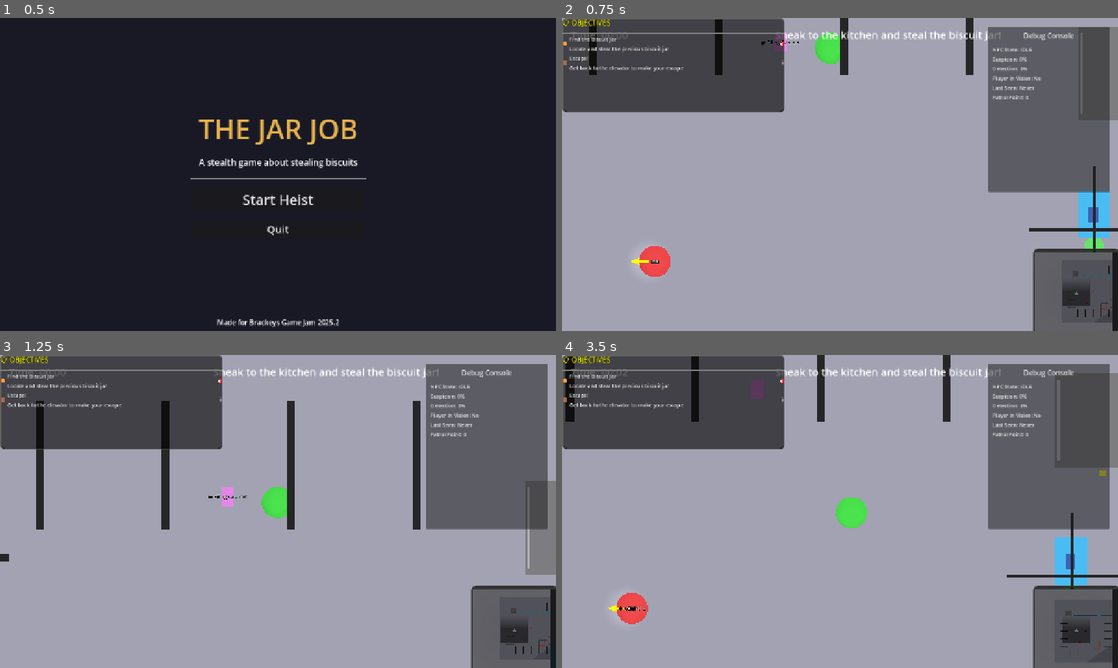
Above: before the commit, frames 1-4 (two rows, left to right).
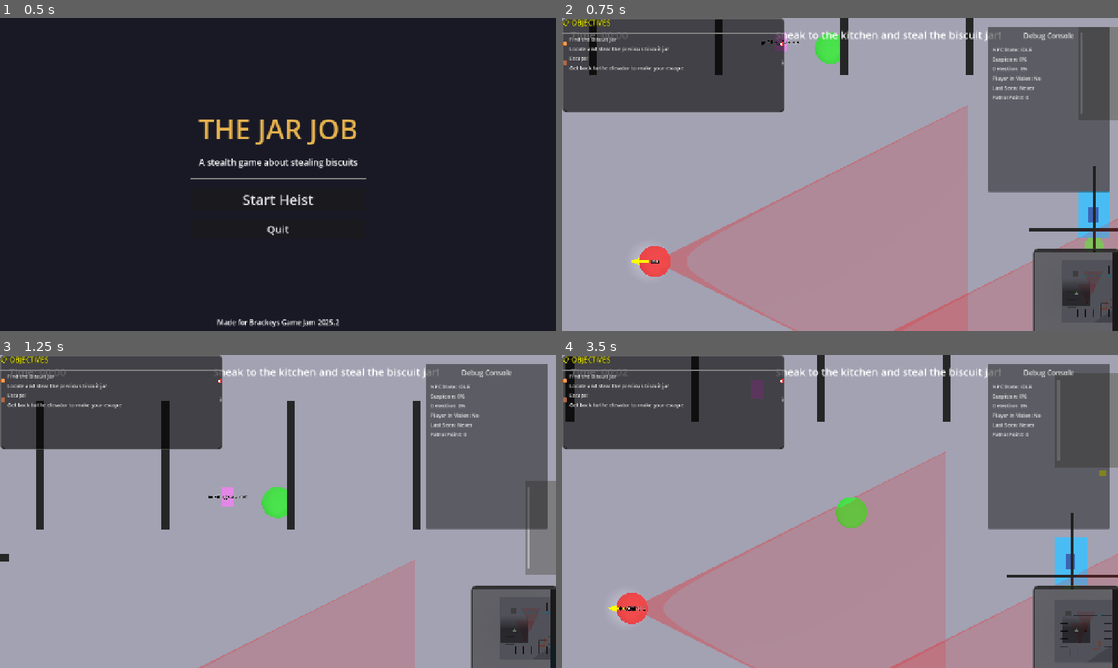
Above: after the commit, the same moments.

Repository: alanops/the-jar-job
Game: Godot game, scene res://scenes/main_menu.tscn
The game is run twice, just before and just after one commit, with the same random seed, the same clock (stepped at 60 frames per second) and the same inputs.
Inputs:
- Up to frame 1 (0.5 s): no input
- Up to frame 2 (0.75 s): click "Start Heist" at 0.5 s
- Up to frame 3 (1.25 s): no input
- Up to frame 4 (3.5 s): tap Enter at 1.25 s; hold Right (move_right) 1.28-2.03 s; hold Ctrl (crouch) 1.28-2.03 s; hold Down (move_backward) 2.03-2.78 s; tap E (interact) at 2.1 s; hold Right (move_right) from 2.78 s (still down); hold Ctrl (crouch) from 2.78 s (still down)

Frame 1 is identical in both runs. In frame 2, 26% of the frame differs, in the area x 19-100%, y 27-100%; in frame 3, 6.8%; in frame 4, 26%.

Commit message:
Add visible vision cones for guards
- Create VisionCone script with is_target_in_cone method
- Add semi-transparent red cone mesh (60° angle, 10m range)
- Implement visual alert mode (orange when detecting player)
- Add proper collision detection for vision areas
- Restore vision cone alert mode functionality

Diff:
--- a/scenes/npc.tscn
+++ b/scenes/npc.tscn
@@ -1,7 +1,25 @@
-[gd_scene load_steps=6 format=3 uid="uid://cevuj3wqn8kxp"]
+[gd_scene load_steps=10 format=3 uid="uid://cevuj3wqn8kxp"]
 
 [ext_resource type="Script" uid="uid://bt585qnsv7v8" path="res://scripts/npc_controller.gd" id="1_8qxkr"]
+[ext_resource type="Script" path="res://scripts/vision_cone.gd" id="2_vision"]
 [ext_resource type="Script" uid="uid://fa7ueo3q0ur3" path="res://scripts/direction_arrow.gd" id="3_arrow"]
+
+[sub_resource type="CylinderMesh" id="CylinderMesh_1"]
+height = 10.0
+top_radius = 0.0
+bottom_radius = 5.0
+
+[sub_resource type="StandardMaterial3D" id="StandardMaterial3D_2"]
+transparency = 1
+albedo_color = Color(1, 0, 0, 0.15)
+cull_mode = 2
+no_depth_test = false
+shading_mode = 0
+
+[sub_resource type="CylinderShape3D" id="CylinderShape3D_1"]
+height = 10.0
+top_radius = 0.0
+bottom_radius = 5.0
 
 [sub_resource type="CapsuleMesh" id="CapsuleMesh_1"]
 height = 1.8
@@ -37,10 +55,16 @@
 
 [node name="VisionCone" type="Area3D" parent="."]
 transform = Transform3D(1, 0, 0, 0, 1, 0, 0, 0, 1, 0, 0.5, 0)
+script = ExtResource("2_vision")
 
 [node name="MeshInstance3D" type="MeshInstance3D" parent="VisionCone"]
+transform = Transform3D(1, 0, 0, 0, -4.37114e-08, -1, 0, 1, -4.37114e-08, 0, 0, -5)
+mesh = SubResource("CylinderMesh_1")
+surface_material_override/0 = SubResource("StandardMaterial3D_2")
 
 [node name="CollisionShape3D" type="CollisionShape3D" parent="VisionCone"]
+transform = Transform3D(1, 0, 0, 0, -4.37114e-08, -1, 0, 1, -4.37114e-08, 0, 0, -5)
+shape = SubResource("CylinderShape3D_1")
 
 [node name="RayCast3D" type="RayCast3D" parent="."]
 transform = Transform3D(1, 0, 0, 0, 1, 0, 0, 0, 1, 0, 1.5, 0)
@@ -60,7 +84,6 @@
 transform = Transform3D(1, 0, 0, 0, -4.37114e-08, 1, 0, -1, -4.37114e-08, 0, 1.6, 0.2)
 light_energy = 2.0
 light_indirect_energy = 0.5
-light_volumetric_fog_energy = 1.0
 spot_range = 15.0
 spot_attenuation = 2.0
 spot_angle = 25.0
--- a/scripts/npc_controller.gd
+++ b/scripts/npc_controller.gd
@@ -315,6 +315,9 @@
 
 	if player_detected:
 		detection_time += get_process_delta_time()
+		# Set vision cone to alert mode
+		if vision_cone:
+			vision_cone.set_alert_mode(true)
 		detection_progress_changed.emit(detection_time / detection_threshold)
 
 		if detection_time >= detection_threshold:
@@ -325,6 +328,9 @@
 func _reset_detection() -> void:
 	if detection_time > 0.0:
 		detection_time = 0.0
+		# Reset vision cone to normal mode
+		if vision_cone:
+			vision_cone.set_alert_mode(false)
 		detection_progress_changed.emit(0.0)
 
 func _has_line_of_sight_to_player() -> bool:
--- /dev/null
+++ b/scripts/vision_cone.gd
@@ -0,0 +1,35 @@
+extends Area3D
+class_name VisionCone
+
+@export var cone_angle: float = 60.0  # Total cone angle in degrees
+@export var cone_range: float = 10.0  # Maximum detection range
+
+@onready var mesh_instance: MeshInstance3D = $MeshInstance3D
+
+func is_target_in_cone(target_position: Vector3) -> bool:
+	var local_target := to_local(target_position)
+
+	# Check if target is within range
+	var distance := local_target.length()
+	if distance > cone_range:
+		return false
+
+	# Check if target is in front of the NPC (negative Z in local space)
+	if local_target.z >= 0:
+		return false
+
+	# Calculate angle from forward direction (-Z axis in local space)
+	var forward := Vector3(0, 0, -1)
+	var to_target := local_target.normalized()
+	var angle := rad_to_deg(forward.angle_to(to_target))
+
+	# Check if within cone angle (half angle on each side)
+	return angle <= cone_angle * 0.5
+
+func set_alert_mode(alert: bool) -> void:
+	if mesh_instance and mesh_instance.get_surface_override_material(0):
+		var material = mesh_instance.get_surface_override_material(0) as StandardMaterial3D
+		if alert:
+			material.albedo_color = Color(1, 0.5, 0, 0.25)  # Orange when alert
+		else:
+			material.albedo_color = Color(1, 0, 0, 0.15)    # Red when normal
